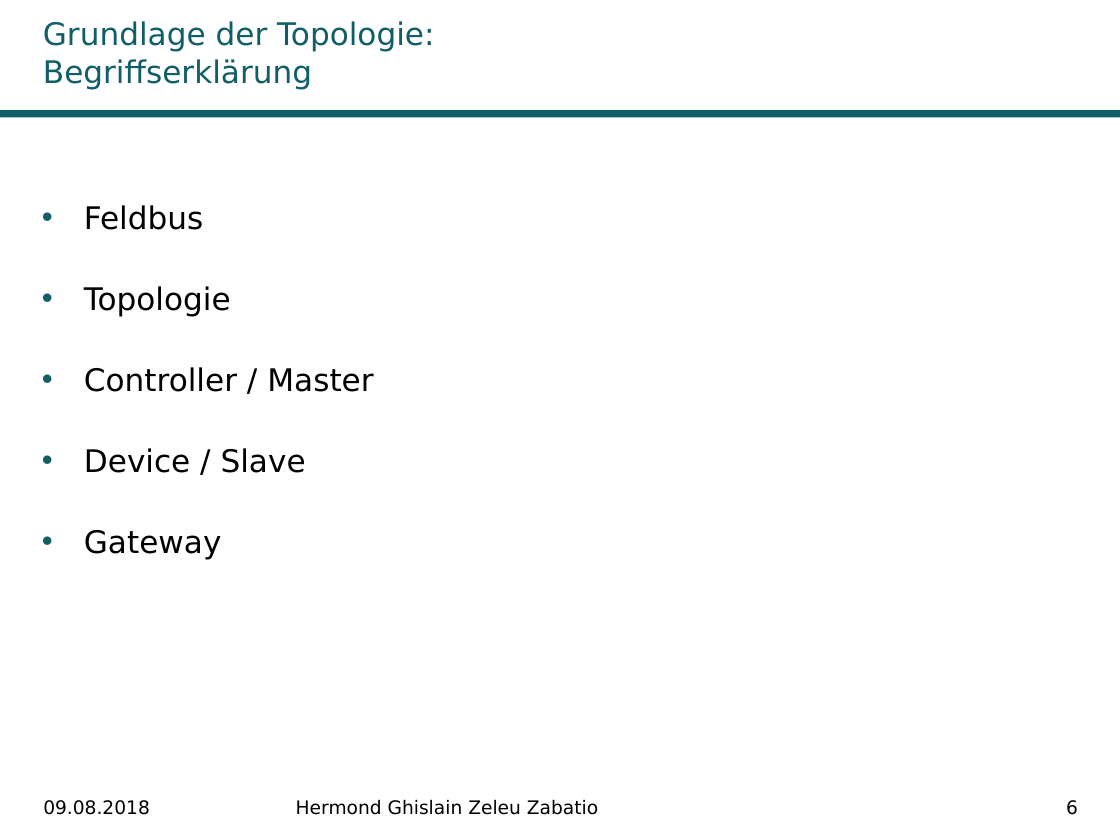
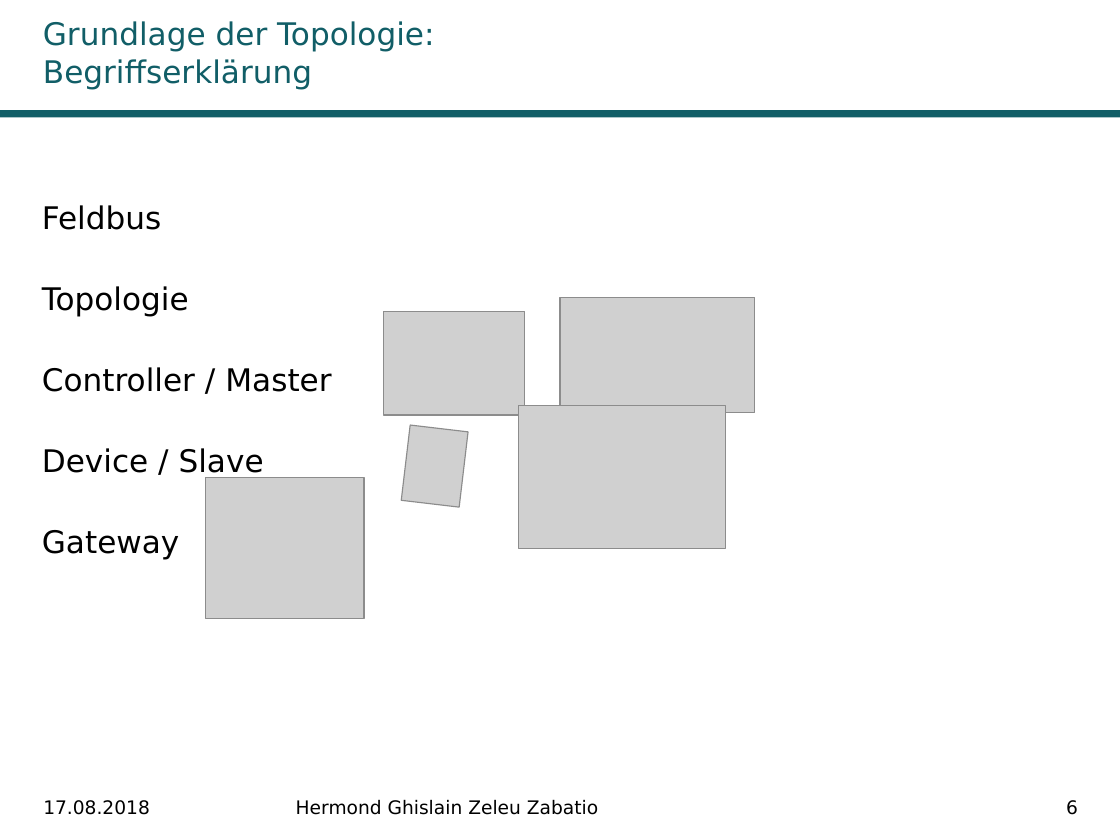
Before and after one commit to Ghislain1/zoe-fb-app, a slide deck: slide 6 of Master-Abschluss.pptx. Drawn at 1120x840 pixels with LibreOffice and Linux fonts; fonts in the diff are those of the drawing; grey boxes stand for pictures; background and template pictures are left out. Boxes give left, top, right and bottom in pixels: in the first picture for what was removed or moved away, otherwise in the second. Text is boxed around its words. In the diff, an @@ line names an element or a change of style, - is before the commit and + after.

```diff
--- a/Master-Abschluss.pptx
+++ b/Master-Abschluss.pptx
@@ text "Feldbus" at [42, 205, 331, 559]: bullet • to none @@
@@ picture added at [560, 297, 755, 412] @@
@@ picture added at [384, 311, 525, 416] @@
@@ picture added at [519, 405, 726, 548] @@
@@ picture added at [401, 425, 468, 507] @@
@@ picture added at [205, 477, 364, 618] @@
@@ text at [43, 800, 150, 815]: text changed @@
-09.08.2018
+17.08.2018
```
Also in this commit, not shown: 28 other slides changed, 1 other file.
